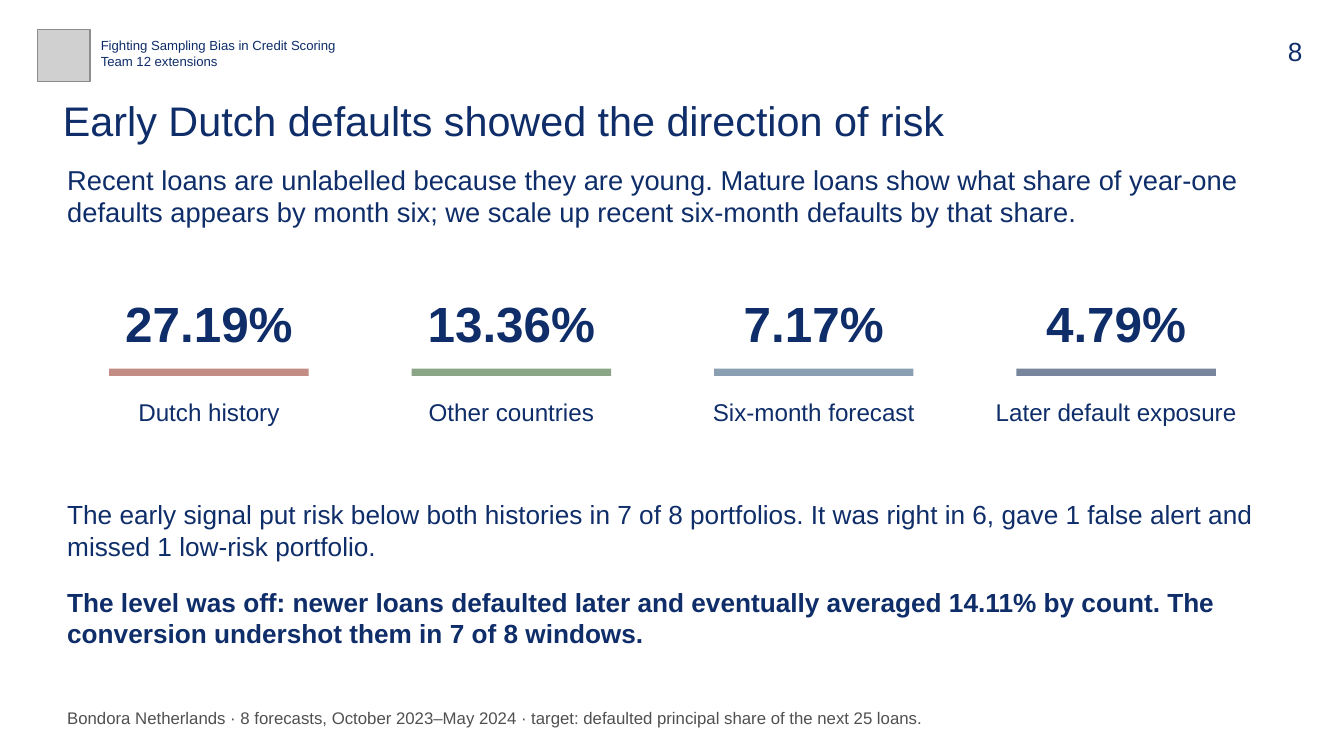
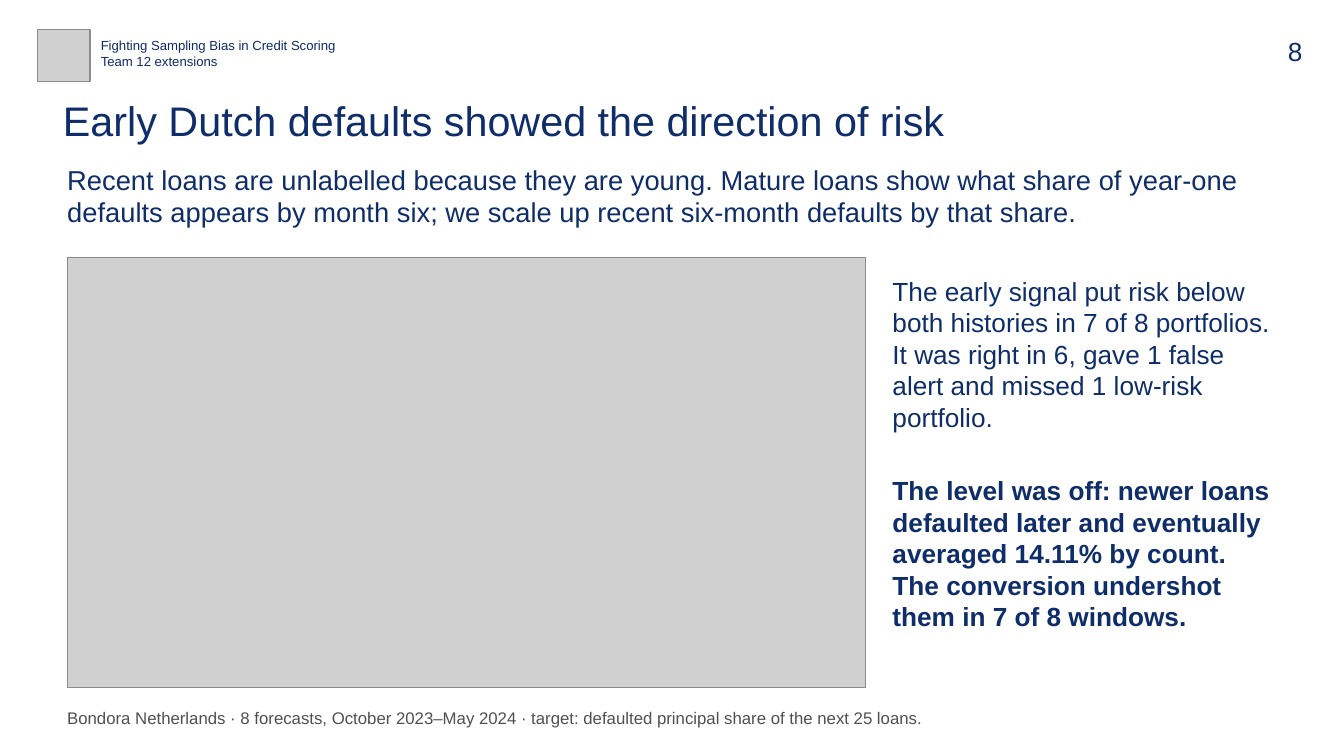
Before and after one commit to bigpurota/paper11, a slide deck: slide 8 of slides/paper11.pptx. Drawn at 1344x756 pixels with LibreOffice and Linux fonts; fonts in the diff are those of the drawing; grey boxes stand for pictures. Boxes give left, top, right and bottom in pixels: in the first picture for what was removed or moved away, otherwise in the second. Text is boxed around its words. In the diff, an @@ line names an element or a change of style, - is before the commit and + after.

```diff
--- a/slides/paper11.pptx
+++ b/slides/paper11.pptx
@@ picture added at (x1=68, y1=257, x2=866, y2=688) @@
@@ text "The early signal put risk ..." rewrapped from (x1=67, y1=505, x2=1252, y2=562) to (x1=892, y1=282, x2=1270, y2=433) @@
@@ text removed at (x1=125, y1=307, x2=292, y2=343) @@
-27.19%
@@ text removed at (x1=428, y1=307, x2=595, y2=343) @@
-13.36%
@@ text removed at (x1=744, y1=307, x2=884, y2=343) @@
-7.17%
@@ text removed at (x1=1046, y1=307, x2=1186, y2=343) @@
-4.79%
@@ rectangle removed at (x1=109, y1=369, x2=309, y2=376) @@
@@ rectangle removed at (x1=411, y1=369, x2=611, y2=376) @@
@@ rectangle removed at (x1=714, y1=369, x2=913, y2=376) @@
@@ rectangle removed at (x1=1016, y1=369, x2=1216, y2=376) @@
@@ text removed at (x1=138, y1=403, x2=279, y2=426) @@
-Dutch history
@@ text removed at (x1=429, y1=403, x2=594, y2=422) @@
-Other countries
@@ text removed at (x1=713, y1=403, x2=914, y2=422) @@
-Six-month forecast
@@ text removed at (x1=996, y1=403, x2=1236, y2=426) @@
-Later default exposure
@@ text "The level was off: newer ..." rewrapped from (x1=67, y1=593, x2=1214, y2=644) to (x1=892, y1=481, x2=1269, y2=627) @@
```
Also in this commit, not shown: 2 other slides changed, 10 other files.
